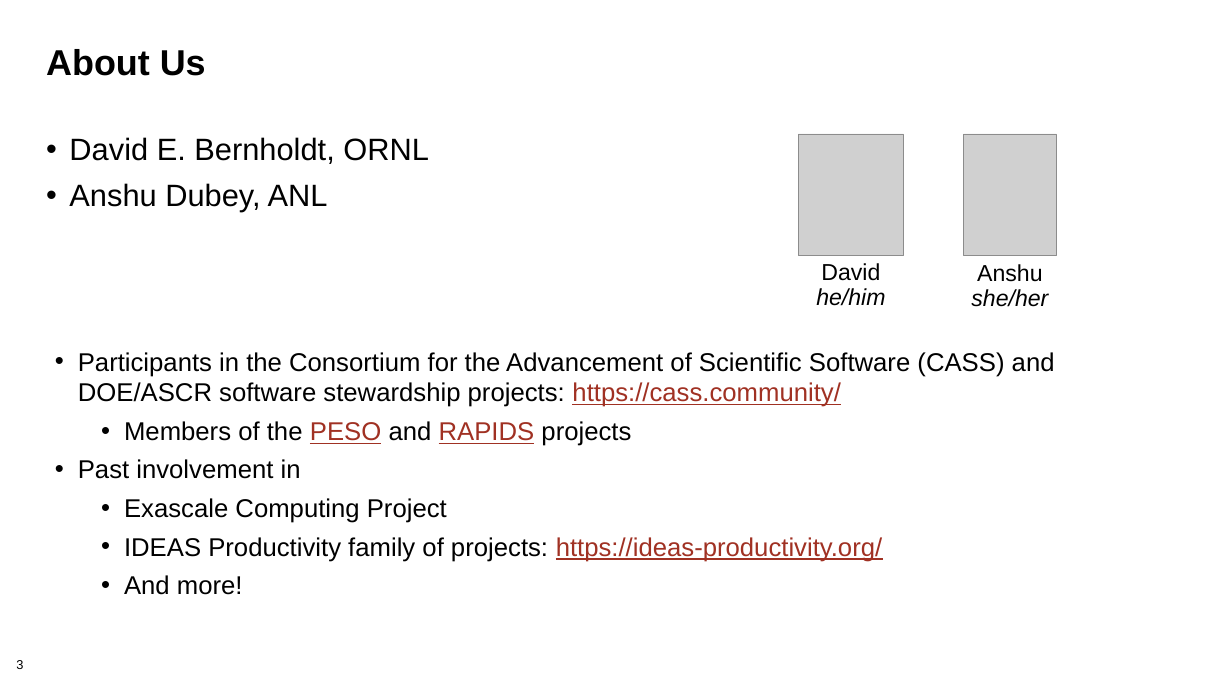
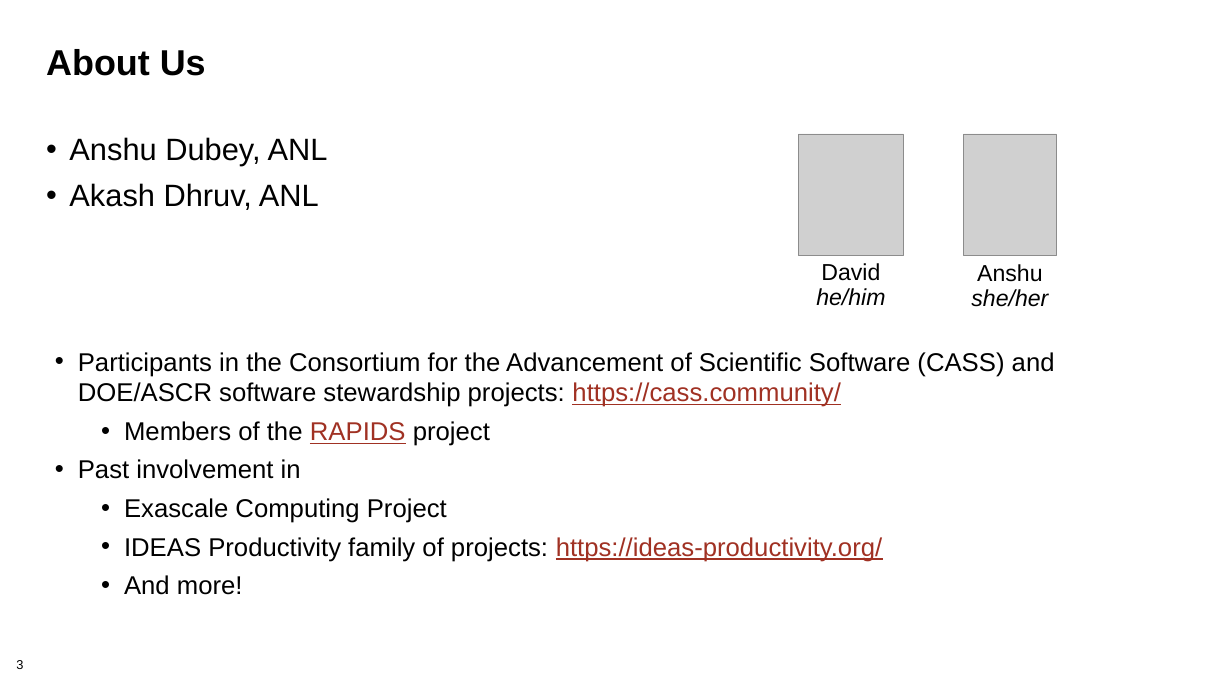
Before and after one commit to bssw-tutorial/presentations, a slide deck: slide 3 of intro.pptx. Drawn at 1232x693 pixels with LibreOffice and Linux fonts; fonts in the diff are those of the drawing; grey boxes stand for pictures. Boxes give left, top, right and bottom in pixels: in the first picture for what was removed or moved away, otherwise in the second. Text is boxed around its words. In the diff, an @@ line names an element or a change of style, - is before the commit and + after.

```diff
--- a/intro.pptx
+++ b/intro.pptx
@@ text at box(69, 137, 429, 164): paragraph removed @@
-• David E. Bernholdt, ORNL
@@ text at box(69, 183, 319, 210): paragraph added @@
+• Akash Dhruv, ANL
@@ text at box(124, 421, 490, 446): text changed @@
-  • Members of the PESO and RAPIDS projects
+  • Members of the RAPIDS project
```
Also in this commit, not shown: 3 other slides changed, 3 other files.
